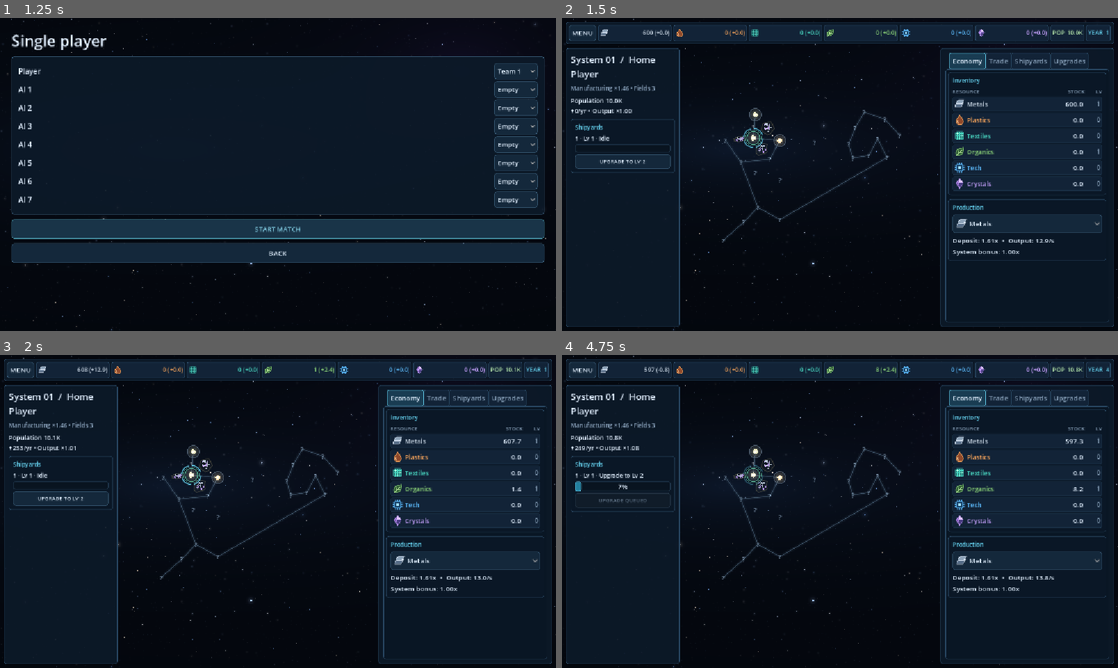
Above: before the commit, frames 1-4 (two rows, left to right).
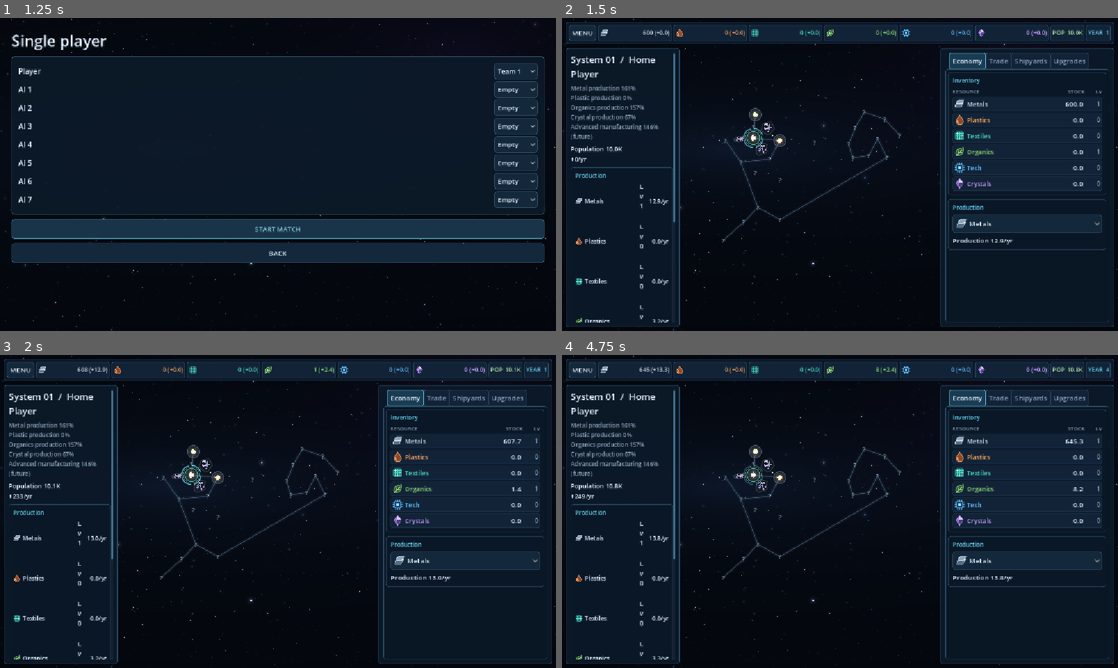
Above: after the commit, the same moments.

Repository: Allumnium/krangblade
Game: Godot game, scene res://scenes/main.tscn
Same seed, same stepped clock (60 frames per second), same inputs: the game is played once before the commit and once after it.
Inputs (mouse positions are in pixels of both pictures, inside the frame that each line leads up to):
- Up to frame 1 (1.25 s): click "SINGLE PLAYER" at 0.5 s
- Up to frame 2 (1.5 s): click "START MATCH" at 1.25 s
- Up to frame 3 (2 s): no input
- Up to frame 4 (4.75 s): click "Metals" at 2 s; click (623, 498) at 2.75 s, where only the run before the commit has a clickable "UPGRADE TO LV 2"; click "MENU" at 3.5 s; click "Resume" at 4.25 s

Frame 1 is identical in both runs. In frame 2, 2.4% of the frame differs, in the area x 1-98%, y 11-98%; in frame 3, 2.4%; in frame 4, 2.5%, in the area x 1-98%, y 3-98%.

Commit message:
Add repeat upgrade controls and concise system production overview

Diff:
--- a/scripts/economy_rules.gd
+++ b/scripts/economy_rules.gd
@@ -440,22 +440,51 @@
         "progress": 0.0, "allocated": empty_stock(), "size": SHIP_SIZE if kind in ["ship", "colony_ship", "fighter", "miner"] else 0})
     return true
 
+static func production_modifier(system: Dictionary, resource: String) -> float:
+    var modifier: float = float(system["bonuses"].get(resource, 1.0))
+    if EXTRACTED.has(resource):
+        modifier *= float(system["abundance"].get(resource, 0.0))
+    return modifier
+
+static func _continuous_target(p: Dictionary, key: String) -> Array:
+    if SHIP_KINDS.has(key):
+        return [key, ""] if key != "ship" or bool(p["home"]) else []
+    if key.begins_with("production:"):
+        var resource: String = key.trim_prefix("production:")
+        if ACTIVE_PRODUCTION.has(resource) and (not EXTRACTED.has(resource) or float(p["abundance"].get(resource, 0.0)) > 0.0):
+            return ["production", resource]
+    if key.begins_with("yard_upgrade:"):
+        var target: String = key.trim_prefix("yard_upgrade:")
+        if target.is_valid_int() and int(target) >= 0 and int(target) < (p["yards"] as Array).size() and target == str(int(target)):
+            return ["yard_upgrade", target]
+    return []
+
 static func set_continuous(state: Dictionary, player: int, index: int, kind: String, enabled: bool) -> bool:
     var p: Dictionary = _get_owned(state, player, index)
-    if p.is_empty() or not SHIP_KINDS.has(kind) or (kind == "ship" and not bool(p["home"])):
+    if p.is_empty() or _continuous_target(p, kind).is_empty():
         return false
     p["continuous"][kind] = enabled
     return true
 
 static func _refill_continuous(state: Dictionary, index: int, p: Dictionary) -> void:
-    if (p["yards"] as Array).is_empty():
+    var keys: Array = p["continuous"].keys()
+    if keys.is_empty():
         return
-    for kind in SHIP_KINDS:
+    var start: int = int(p.get("continuous_cursor", 0)) % keys.size()
+    for offset in range(keys.size()):
         if (p["queue"] as Array).size() >= MAX_QUEUE:
             return
-        if not bool(p["continuous"].get(kind, false)) or _has_job(p, kind, ""):
-            continue
-        enqueue(state, int(p["owner"]), index, kind)
+        var slot: int = (start + offset) % keys.size()
+        var key: String = str(keys[slot])
+        if not bool(p["continuous"][key]):
+            continue
+        var order: Array = _continuous_target(p, key)
+        if order.is_empty() or _has_job(p, order[0], order[1]):
+            continue
+        if SHIP_KINDS.has(order[0]) and (p["yards"] as Array).is_empty():
+            continue
+        if enqueue(state, int(p["owner"]), index, order[0], order[1]):
+            p["continuous_cursor"] = (slot + 1) % keys.size()
 
 static func cancel(state: Dictionary, player: int, index: int, job_id: int) -> bool:
     var p: Dictionary = _get_owned(state, player, index)
--- a/scripts/match.gd
+++ b/scripts/match.gd
@@ -74,6 +74,9 @@
 var threshold_slider: TradeRange
 var upgrade_cards: Dictionary = {}
 var continuous_checks: Dictionary = {}
+var repeat_icon: Texture2D
+var production_summary: VBoxContainer
+var production_values: Dictionary = {}
 var queue_title: Label
 var fighter_button: Button
 var miner_button: Button
@@ -293,6 +296,8 @@
     planet_overview.add_child(environment_label)
     population_label = _label("", 13)
     planet_overview.add_child(population_label)
+    production_summary = HUD.section(planet_overview, "Production")
+    _build_production_summary()
     colony_picker = OptionButton.new()
     planet_overview.add_child(colony_picker)
     send_colony_button = _button("SEND COLONY SHIP", _send_colony, planet_overview)
@@ -400,14 +405,65 @@
     parent.add_child(row)
     var button: Button = _button(title_text, _operation.bind(kind), row)
     button.size_flags_horizontal = Control.SIZE_EXPAND_FILL
-    var check := CheckBox.new()
-    check.text = "Auto"
-    check.tooltip_text = "Continuously replenish this ship type in the queue"
-    row.add_child(check)
-    check.toggled.connect(func(enabled: bool) -> void:
-        session.call("request_continuous", selected, kind, enabled))
+    var check: Button = _repeat_button(row, kind)
     continuous_checks[kind] = check
     return button
+
+func _repeat_button(parent: Container, key: String) -> Button:
+    if repeat_icon == null:
+        var image := Image.new()
+        image.load_svg_from_string('<svg xmlns="http://www.w3.org/2000/svg" width="32" height="32" viewBox="0 0 24 24" fill="none" stroke="#dbeaff" stroke-width="2" stroke-linecap="round" stroke-linejoin="round"><path d="M17 2l4 4-4 4M3 11V9a3 3 0 0 1 3-3h15M7 22l-4-4 4-4M21 13v2a3 3 0 0 1-3 3H3"/></svg>')
+        repeat_icon = ImageTexture.create_from_image(image)
+    var button := Button.new()
+    button.icon = repeat_icon
+    button.expand_icon = true
+    button.toggle_mode = true
+    button.custom_minimum_size = Vector2(32, 32)
+    button.add_theme_constant_override("icon_max_width", 20)
+    button.tooltip_text = "Repeat automatically"
+    parent.add_child(button)
+    button.toggled.connect(func(enabled: bool) -> void:
+        session.call("request_continuous", selected, key, enabled))
+    return button
+
+func _sync_repeat(button: Button, p: Dictionary, key: String, available: bool) -> void:
+    button.set_pressed_no_signal(bool(p.get("continuous", {}).get(key, false)))
+    button.disabled = not available
+    button.modulate = HUD.ACCENT if button.button_pressed else Color.WHITE
+    button.tooltip_text = "Repeat enabled (click to stop)" if button.button_pressed else "Repeat automatically"
+
+func _build_production_summary() -> void:
+    for resource in ECONOMY.RESOURCES:
+        var row := HBoxContainer.new()
+        production_summary.add_child(row)
+        var icon := TextureRect.new()
+        icon.texture = HUD.ICONS[resource]
+        icon.custom_minimum_size = Vector2(16, 16)
+        icon.expand_mode = TextureRect.EXPAND_IGNORE_SIZE
+        icon.stretch_mode = TextureRect.STRETCH_KEEP_ASPECT_CENTERED
+        row.add_child(icon)
+        var name_label := _label(resource, 12)
+        name_label.size_flags_horizontal = Control.SIZE_EXPAND_FILL
+        row.add_child(name_label)
+        var level := _label("", 12)
+        row.add_child(level)
+        var rate_label := _label("", 12)
+        rate_label.custom_minimum_size.x = 55
+        rate_label.horizontal_alignment = HORIZONTAL_ALIGNMENT_RIGHT
+        row.add_child(rate_label)
+        production_values[resource] = {"level": level, "rate": rate_label}
+
+func _system_bonus_text(p: Dictionary) -> String:
+    var lines: PackedStringArray = []
+    var names: Dictionary = {"Metals": "Metal production", "Plastics": "Plastic production", "Crystals": "Crystal production", "Organics": "Organics production"}
+    for resource in ECONOMY.ACTIVE_PRODUCTION:
+        var percent: int = roundi(ECONOMY.production_modifier(p, resource) * 100.0)
+        if percent != 100:
+            lines.append("%s %d%%" % [names[resource], percent])
+    var advanced: int = roundi(float(p.get("advanced_bonus", 1.0)) * 100.0)
+    if advanced != 100:
+        lines.append("Advanced manufacturing %d%% (future)" % advanced)
+    return "\n".join(lines)
 
 func _build_upgrade_cards(parent: Container) -> void:
     var labels: Dictionary = {"Metals": "Metal extraction", "Plastics": "Plastic extraction",
@@ -434,9 +490,13 @@
         var progress := ProgressBar.new()
         progress.custom_minimum_size.y = 15
         card.add_child(progress)
-        var action: Button = _button("UPGRADE", _upgrade_card_action.bind(resource), card)
+        var actions := HBoxContainer.new()
+        card.add_child(actions)
+        var action: Button = _button("UPGRADE", _upgrade_card_action.bind(resource), actions)
+        action.size_flags_horizontal = Control.SIZE_EXPAND_FILL
         HUD.action(action)
-        upgrade_cards[resource] = {"title": title, "name": labels[resource], "detail": detail, "progress": progress, "button": action}
+        var repeat: Button = _repeat_button(actions, "production:" + resource)
+        upgrade_cards[resource] = {"title": title, "name": labels[resource], "detail": detail, "progress": progress, "button": action, "repeat": repeat}
 
 func _upgrade_job(planet: Dictionary, resource: String) -> Dictionary:
     for job in planet.get("queue", []):
@@ -463,6 +523,8 @@
         var progress: ProgressBar = card["progress"]
         progress.visible = not job.is_empty()
         var detail: Label = card["detail"]
+        var available: bool = not ECONOMY._continuous_target(planet, "production:" + resource).is_empty()
+        _sync_repeat(card["repeat"], planet, "production:" + resource, owned and available)
         if not job.is_empty():
             progress.value = 100.0 * float(job["progress"]) / float(job["work"])
             detail.text = "%s%s" % [_cost_text(job["cost"], job["allocated"]), " • Waiting" if ECONOMY._possible(planet, job) <= ECONOMY.EPS else ""]
@@ -470,7 +532,6 @@
             button.disabled = not owned
         else:
             button.text = "UPGRADE TO LV %d" % (level + 1)
-            var available: bool = ECONOMY.ACTIVE_PRODUCTION.has(resource) and (not ECONOMY.EXTRACTED.has(resource) or float(planet["abundance"].get(resource, 0.0)) > 0.0)
             button.disabled = not owned or not available or (planet["queue"] as Array).size() >= ECONOMY.MAX_QUEUE
             if not ECONOMY.ACTIVE_PRODUCTION.has(resource):
                 detail.text = "Production design pending"
@@ -752,9 +813,8 @@
     _refresh_colony_choices(state, p, phase)
     var full: bool = (p.get("queue", []) as Array).size() >= ECONOMY.MAX_QUEUE
     for kind in continuous_checks:
-        var check: CheckBox = continuous_checks[kind]
-        check.set_pressed_no_signal(bool(p.get("continuous", {}).get(kind, false)))
-        check.disabled = not owned or (kind == "ship" and not bool(p.get("home", false)))
+        var check: Button = continuous_checks[kind]
+        _sync_repeat(check, p, kind, owned and (kind != "ship" or bool(p.get("home", false))))
     queue_title.text = "Queue  %d/%d" % [(p.get("queue", []) as Array).size(), ECONOMY.MAX_QUEUE]
     colony_button.disabled = not owned or full
     threshold_slider.enabled = owned
@@ -775,29 +835,28 @@
     var roster: Dictionary = session.get("players")
     var name_text: String = "Neutral" if owner == 0 else str(roster.get(owner, {}).get("name", "Player"))
     info.text = "System %02d%s\n%s" % [selected + 1, "  /  Home" if bool(p["home"]) else "", name_text]
-    var fields_here: int = 0
-    for field in state["map"].get("fields", []):
-        if int(field["anchor"]) == selected:
-            fields_here += 1
-    environment_label.text = "Manufacturing ×%.2f • Fields %d" % [float(p.get("advanced_bonus", 1.0)), fields_here]
-    environment_label.tooltip_text = "Independent environmental modifier for future advanced components; not applied to base resources."
+    environment_label.text = _system_bonus_text(p)
+    environment_label.visible = not environment_label.text.is_empty()
+    environment_label.tooltip_text = "Natural production modifiers; advanced manufacturing is reserved for future recipes."
+    for resource in ECONOMY.RESOURCES:
+        production_values[resource]["level"].text = "Lv %d" % int(p["levels"][resource])
+        production_values[resource]["rate"].text = "%.1f/yr" % ECONOMY.rate(p, resource)
     var population: float = float(p["population"])
-    population_label.text = "Population %s\n%+.0f/yr • Output ×%.2f" % [_compact_amount(population), ECONOMY.population_growth(p), ECONOMY.population_multiplier(p)]
+    population_label.text = "Population %s\n%+.0f/yr" % [_compact_amount(population), ECONOMY.population_growth(p)]
     population_label.tooltip_text = "%.0f people" % population
     inventory.show()
     for r in ECONOMY.RESOURCES:
         stock_labels[r].text = "%.1f" % float(p["stock"][r])
         level_labels[r].text = str(int(p["levels"][r]))
     var resource: String = _resource()
-    var modifier: float = float(p["bonuses"].get(resource, 1.0))
     var detail: String = "Production rules not defined yet."
     if ECONOMY.EXTRACTED.has(resource):
-        detail = "Deposit: %.2fx  •  Output: %.1f/s" % [float(p["abundance"].get(resource, 0.0)), ECONOMY.rate(p, resource)]
+        detail = "Production %.1f/yr" % ECONOMY.rate(p, resource)
     elif resource == "Organics":
         var output: float = ECONOMY.rate(p, resource)
         var demand: float = ECONOMY.organics_demand(p)
         detail = "Farming: %.2f/yr  •  Demand: %.2f/yr\nNet: %+.2f/yr" % [output, demand, output - demand]
-    resource_detail.text = "%s\nSystem bonus: %.2fx" % [detail, modifier]
+    resource_detail.text = detail
     var trade_resource: String = _trade_resource()
     trade_detail.text = "Stock: %.1f" % float(p["stock"][trade_resource])
     _refresh_upgrade_cards(p, owned)
@@ -843,11 +902,15 @@
             var progress := ProgressBar.new()
             progress.custom_minimum_size.y = 16
             row.add_child(progress)
-            var upgrade: Button = _button("UPGRADE", _upgrade_yard_at.bind(int(index)), row)
+            var actions := HBoxContainer.new()
+            row.add_child(actions)
+            var upgrade: Button = _button("UPGRADE", _upgrade_yard_at.bind(int(index)), actions)
+            upgrade.size_flags_horizontal = Control.SIZE_EXPAND_FILL
+            var repeat: Button = _repeat_button(actions, "yard_upgrade:" + str(index))
             upgrade.custom_minimum_size.y = 24
             upgrade.add_theme_font_size_override("font_size", 11)
             yard_activity.add_child(row)
-            yard_activity_rows[index] = {"row": row, "label": title, "progress": progress, "upgrade": upgrade}
+            yard_activity_rows[index] = {"row": row, "label": title, "progress": progress, "upgrade": upgrade, "repeat": repeat}
         var label: Label = yard_activity_rows[index]["label"]
         var bar: ProgressBar = yard_activity_rows[index]["progress"]
         var upgrade: Button = yard_activity_rows[index]["upgrade"]
@@ -855,11 +918,14 @@
         var level: int = int(p["yards"][index]["level"]) if existing else 1
         var pending: bool = existing and ECONOMY._has_job(p, "yard_upgrade", str(index))
         upgrade.visible = existing and int(p["owner"]) == _me()
+        var repeat: Button = yard_activity_rows[index]["repeat"]
+        repeat.visible = upgrade.visible
+        _sync_repeat(repeat, p, "yard_upgrade:" + str(index), upgrade.visible and str(session.get("phase")) == "match")
         upgrade.disabled = not upgrade.visible or pending or (p["queue"] as Array).size() >= ECONOMY.MAX_QUEUE or str(session.get("phase")) != "match"
         upgrade.text = "UPGRADE QUEUED" if pending else "UPGRADE TO LV %d" % (level + 1)
         upgrade.tooltip_text = "Lv %d • %.0f Metals • %.0f years" % [level, float(ECONOMY._cost("yard_upgrade", level + 1)["Metals"]), ECONOMY._work("yard_upgrade", level + 1)]
         if job.is_empty():
-            label.text = "%d · Lv %d · Idle" % [number, level]
+            label.text = "Shipyard %d · Lv %d · Idle" % [number, level]
             bar.value = 0.0
             bar.show_percentage = false
             bar.tooltip_text = "Shipyard %d" % (int(index) + 1)
@@ -870,7 +936,7 @@
             name_text = "Upgrade to Lv %d" % int(job["level"])
         elif job["kind"] == "yard":
             name_text = "Construction"
-        label.text = "%d · Lv %d · %s" % [number, level, name_text] if existing else "%d · %s" % [number, name_text]
+        label.text = "Shipyard %d · Lv %d · %s" % [number, level, name_text] if existing else "Shipyard %d · %s" % [number, name_text]
         bar.value = 100.0 * float(job["progress"]) / float(job["work"])
         bar.tooltip_text = "Waiting for materials" if ECONOMY._possible(p, job) <= ECONOMY.EPS else "Shipyard %d" % number
 
--- a/tests/economy_rules_test.gd
+++ b/tests/economy_rules_test.gd
@@ -350,6 +350,31 @@
         ECON.step(repeat_state, 1.0)
     assert(repeat_home["queue"].is_empty())
 
+    # Automatic system and shipyard upgrades use the same five-slot queue.
+    var upgrades: Dictionary = ECON.create(graph, players, ids)
+    var upgrade_home: Dictionary = upgrades["planets"][0]
+    upgrade_home["stock"]["Metals"] = 20000.0
+    assert(not ECON.set_continuous(upgrades, 2, 0, "production:Organics", true))
+    assert(not ECON.set_continuous(upgrades, 1, 0, "production:Tech", true))
+    assert(not ECON.set_continuous(upgrades, 1, 0, "yard_upgrade:8", true))
+    assert(ECON.set_continuous(upgrades, 1, 0, "production:Organics", true))
+    assert(ECON.set_continuous(upgrades, 1, 0, "yard_upgrade:0", true))
+    ECON.step(upgrades, 1.0)
+    assert(ECON._has_job(upgrade_home, "production", "Organics"))
+    assert(ECON._has_job(upgrade_home, "yard_upgrade", "0"))
+    for i in range(32):
+        ECON.step(upgrades, 1.0)
+    assert(int(upgrade_home["levels"]["Organics"]) == 2)
+    assert(int(upgrade_home["yards"][0]["level"]) == 2)
+    assert(ECON._has_job(upgrade_home, "production", "Organics"))
+    assert(ECON._has_job(upgrade_home, "yard_upgrade", "0"))
+    assert(ECON.set_continuous(upgrades, 1, 0, "production:Organics", false))
+    assert(ECON.set_continuous(upgrades, 1, 0, "yard_upgrade:0", false))
+    for i in range(50):
+        ECON.step(upgrades, 1.0)
+    assert(upgrade_home["queue"].is_empty())
+    assert(int(upgrade_home["levels"]["Organics"]) == 3)
+    assert(int(upgrade_home["yards"][0]["level"]) == 3)
     # Fighters use the shipyard and are counted separately; no logistics behavior.
     var military: Dictionary = ECON.create(graph, players, ids)
     assert(not ECON.enqueue(military, 2, 0, "fighter"))
--- a/tests/map_view_smoke.gd
+++ b/tests/map_view_smoke.gd
@@ -51,6 +51,12 @@
     cancel_upgrade.pressed.emit()
     assert(setup_state["planets"][0]["queue"].is_empty())
     assert(not yard_upgrade.disabled)
+    var yard_repeat: Button = idle_rows[0]["repeat"]
+    assert(yard_repeat.icon != null and yard_repeat.text.is_empty())
+    yard_repeat.button_pressed = true
+    assert(setup_state["planets"][0]["continuous"]["yard_upgrade:0"])
+    yard_repeat.button_pressed = false
+    assert(not setup_state["planets"][0]["continuous"]["yard_upgrade:0"])
     assert((view.get("info") as Label).text.begins_with("System"))
     assert(header.position.y + header.size.y < canvas.position.y)
     assert(header.position.y + header.size.y < inspector.position.y)
@@ -122,6 +128,13 @@
     var farm_button: Button = farm["button"]
     assert(tabs.get_tab_control(3).is_ancestor_of(farm_button))
     assert(not farm_button.disabled)
+    var farm_repeat: Button = farm["repeat"]
+    assert(farm_repeat.icon != null and not farm_repeat.disabled)
+    farm_repeat.button_pressed = true
+    assert(state["planets"][0]["continuous"]["production:Organics"])
+    farm_repeat.button_pressed = false
+    assert(not state["planets"][0]["continuous"]["production:Organics"])
+    assert((cards["Tech"]["repeat"] as Button).disabled)
     assert((cards["Tech"]["button"] as Button).disabled)
     tabs.current_tab = 3
     var upgrade_audio: AudioStreamPlayer = view.get("upgrade_audio")
@@ -143,7 +156,8 @@
     tabs.current_tab = 2
     var checks: Dictionary = view.get("continuous_checks")
     assert(checks.size() == 4)
-    var automatic: CheckBox = checks["fighter"]
+    var automatic: Button = checks["fighter"]
+    assert(automatic.icon != null and automatic.text.is_empty() and automatic.toggle_mode)
     automatic.button_pressed = true
     assert(state["planets"][0]["continuous"]["fighter"])
     automatic.button_pressed = false
@@ -269,7 +283,17 @@
     assert((idle_rows[0]["progress"] as ProgressBar).value == 0.0)
     var mineral_button: Button = view.get("miner_button")
     assert(not mineral_button.disabled)
-    assert((view.get("environment_label") as Label).text.contains("Manufacturing"))
+    var bonuses: Label = view.get("environment_label")
+    assert(not bonuses.text.contains("Fields"))
+    assert(not bonuses.text.contains("100%"))
+    var normal: Dictionary = {"abundance": {"Metals": 1.0, "Plastics": 1.0, "Crystals": 1.0}, "bonuses": {"Organics": 1.0}, "advanced_bonus": 1.0}
+    assert(view.call("_system_bonus_text", normal) == "")
+    normal["abundance"]["Metals"] = 1.5
+    assert(view.call("_system_bonus_text", normal) == "Metal production 150%")
+    var production: Dictionary = view.get("production_values")
+    assert(production.size() == 6)
+    assert((production["Metals"]["level"] as Label).text == "Lv 1")
+    assert((production["Metals"]["rate"] as Label).text.ends_with("/yr"))
     assert(view.call("_planet_color", state["planets"][0]) is Color)
     var layout: Dictionary = view.call("_system_visual", 0, state)
     var bodies: Array = layout["bodies"]
